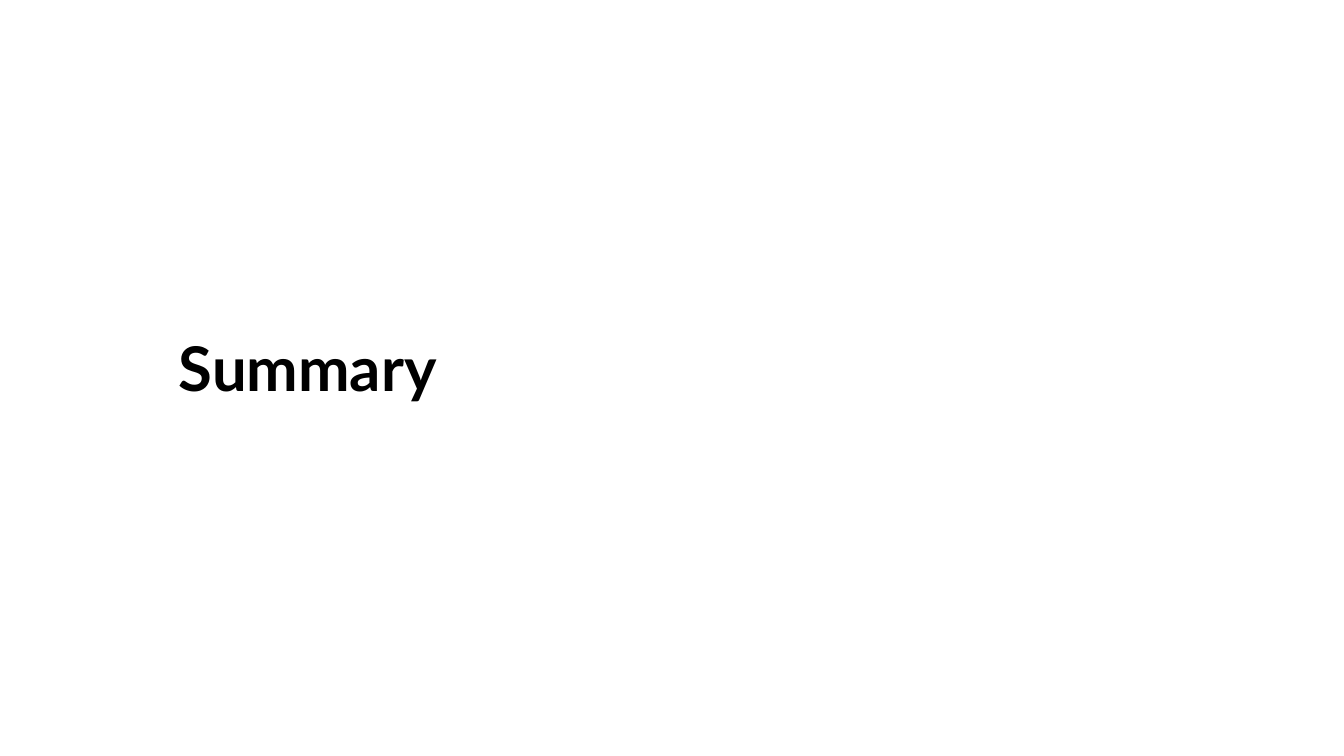
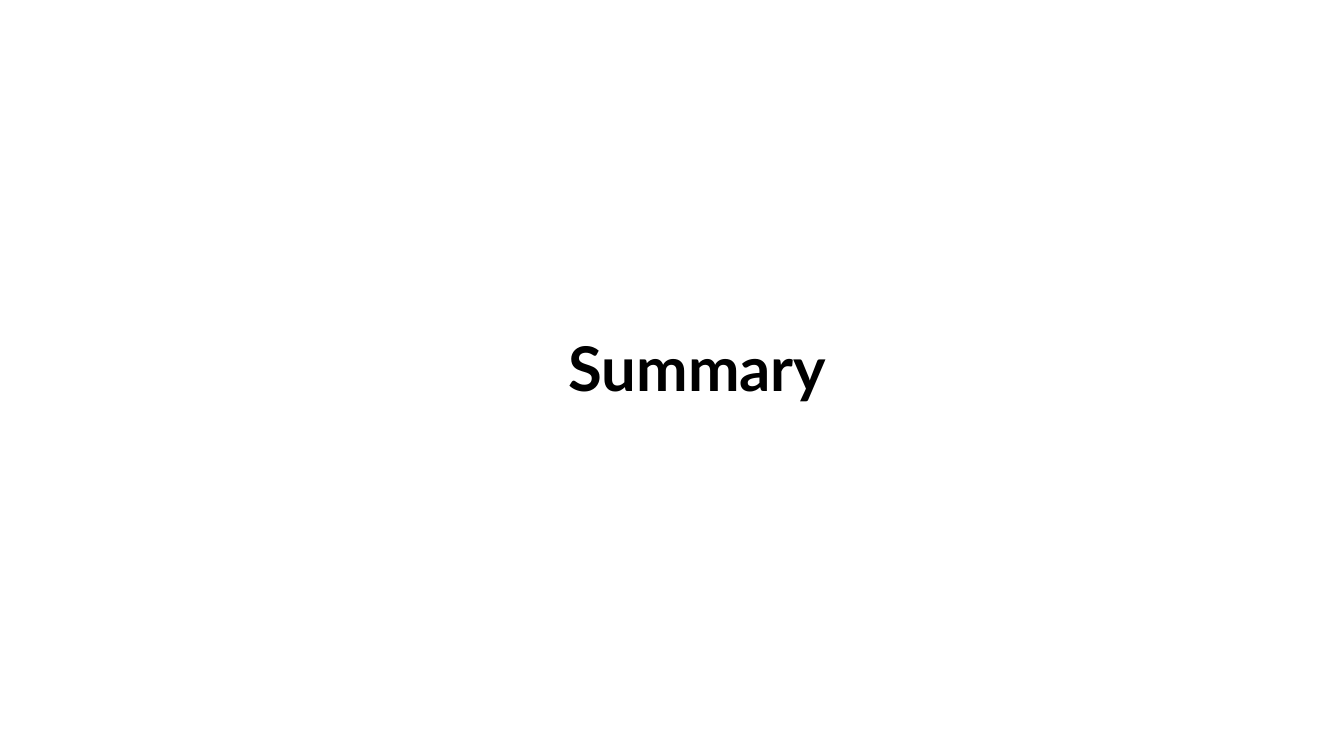
Before and after one commit to StephenElston/CSCI-E-108, a slide deck: slide 65 of slides/11_RecommenderSystems_Part1.pptx. Drawn at 1344x756 pixels with LibreOffice and Linux fonts; fonts in the diff are those of the drawing. Boxes give left, top, right and bottom in pixels: in the first picture for what was removed or moved away, otherwise in the second. Text is boxed around its words. In the diff, an @@ line names an element or a change of style, - is before the commit and + after.

```diff
--- a/slides/11_RecommenderSystems_Part1.pptx
+++ b/slides/11_RecommenderSystems_Part1.pptx
@@ subtitle "Summary" at (x1=568, y1=346, x2=826, y2=402): alignment left to centre @@
```
Also in this commit, not shown: 11 other slides changed.
